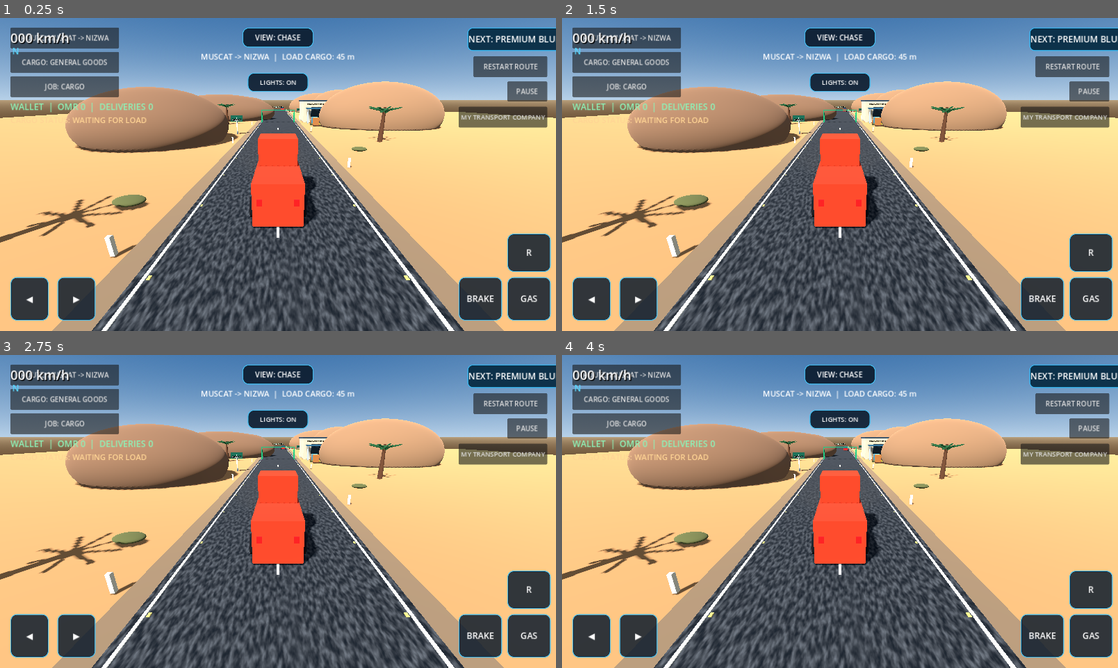
Above: before the commit, frames 1-4 (two rows, left to right).
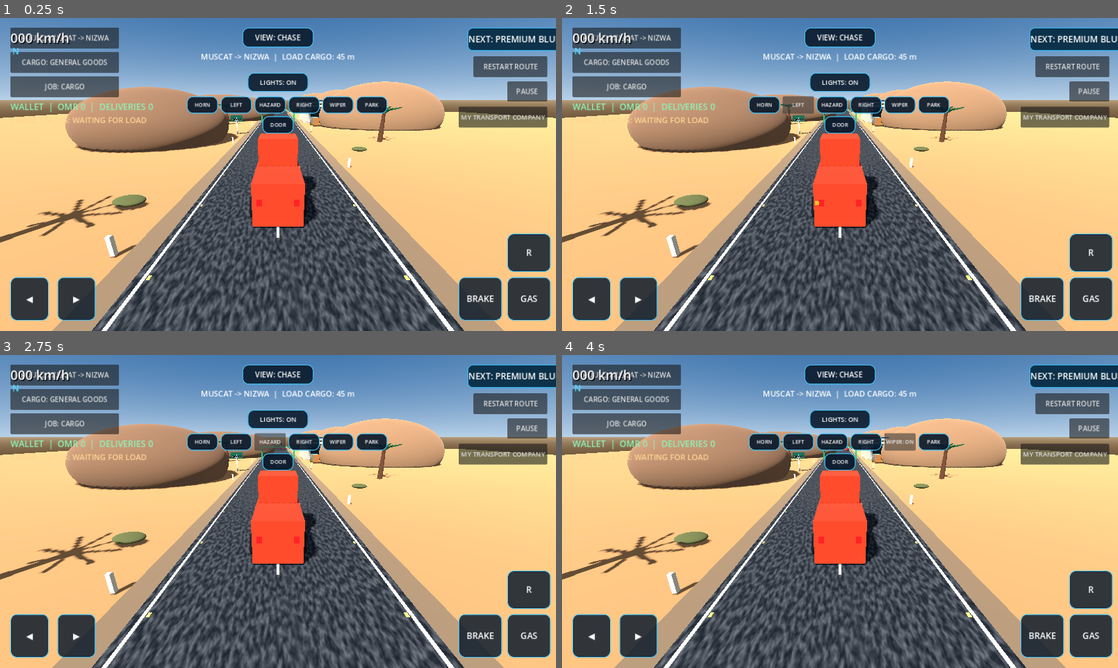
Above: after the commit, the same moments.

Repository: czz495m8zv-code/zayron-simulator
Game: Godot game, scene res://scenes/main/main.tscn
Two runs of this game, one before a commit and one after it. Both use one fixed random seed, a clock stepped at 60 frames per second and the inputs below.
Inputs (mouse positions are in pixels of both pictures, inside the frame that each line leads up to):
- Up to frame 1 (0.25 s): no input
- Up to frame 2 (1.5 s): click (762, 105) at 0.5 s, where only the run after the commit has a clickable "HORN"; click (795, 105) at 1.25 s, where only the run after the commit has a clickable "LEFT"
- Up to frame 3 (2.75 s): click (272, 442) at 2 s, where only the run after the commit has a clickable "HAZARD"
- Up to frame 4 (4 s): click (867, 442) at 2.75 s, where only the run after the commit has a clickable "RIGHT"; click (901, 442) at 3.5 s, where only the run after the commit has a clickable "WIPER"

The runs differ from the first frame. In frame 1, 2.1% of the frame differs, in the area x 33-70%, y 24-48%; in frame 2, 2.1%, in the area x 33-70%, y 24-60%; in frame 3, 2.1%; in frame 4, 2.1%.

Commit message:
Add shared interactive bus and truck controls

Diff:
--- a/scripts/vehicles/prototype_truck.gd
+++ b/scripts/vehicles/prototype_truck.gd
@@ -30,6 +30,20 @@
 var _headlight_meshes: Array[MeshInstance3D] = []
 var _rear_lamp_material: StandardMaterial3D
 var _headlight_button: Button
+var _handbrake_on := false
+var _hazard_on := false
+var _left_indicator_on := false
+var _right_indicator_on := false
+var _indicator_clock := 0.0
+var _indicator_visible := true
+var _indicator_lights: Array[MeshInstance3D] = []
+var _wipers_on := false
+var _wiper_arm: MeshInstance3D
+var _door_open := false
+var _door_hinge: Node3D
+var _horn_playback: AudioStreamGeneratorPlayback
+var _horn_frames_left := 0
+var _horn_phase := 0.0
 @export var cockpit_camera_position: Vector3 = Vector3(0.0, 2.45, -1.35)
 var _engine_playback: AudioStreamGeneratorPlayback
 var _engine_phase: float = 0.0
@@ -39,21 +53,33 @@
 	_build_truck()
 	_build_camera()
 	_build_vehicle_lights()
+	_build_extra_vehicle_controls()
 	_build_mobile_controls()
 	_build_engine_audio()
 
-func _process(_delta: float) -> void:
-	if _engine_playback == null:
-		return
-	var frames := _engine_playback.get_frames_available()
-	var frequency := 42.0 + absf(_speed) * 5.0 + _throttle_input * 24.0
-	for i in range(frames):
-		var fundamental := sin(_engine_phase) * 0.055
-		var harmonic := sin(_engine_phase * 2.0) * 0.018
-		var low_rumble := sin(_engine_phase * 0.5) * 0.022
-		var sample := fundamental + harmonic + low_rumble
-		_engine_playback.push_frame(Vector2(sample, sample))
-		_engine_phase = fmod(_engine_phase + TAU * frequency / ENGINE_SAMPLE_RATE, TAU)
+func _process(delta: float) -> void:
+	if _engine_playback != null:
+		var frames := _engine_playback.get_frames_available()
+		var frequency := 42.0 + absf(_speed) * 5.0 + _throttle_input * 24.0
+		for i in range(frames):
+			var sample := sin(_engine_phase) * 0.055 + sin(_engine_phase * 2.0) * 0.018 + sin(_engine_phase * 0.5) * 0.022
+			_engine_playback.push_frame(Vector2(sample, sample))
+			_engine_phase = fmod(_engine_phase + TAU * frequency / ENGINE_SAMPLE_RATE, TAU)
+	if _horn_playback != null and _horn_frames_left > 0:
+		var horn_frames := mini(_horn_playback.get_frames_available(), _horn_frames_left)
+		for i in range(horn_frames):
+			var sample := sin(_horn_phase) * 0.18
+			_horn_playback.push_frame(Vector2(sample, sample))
+			_horn_phase += TAU * 440.0 / ENGINE_SAMPLE_RATE
+			_horn_frames_left -= 1
+	if _left_indicator_on or _right_indicator_on or _hazard_on:
+		_indicator_clock += delta
+		if _indicator_clock >= 0.45:
+			_indicator_clock = 0.0
+			_indicator_visible = not _indicator_visible
+		_update_indicator_lights()
+	if _wipers_on and is_instance_valid(_wiper_arm):
+		_wiper_arm.rotation.z = sin(float(Time.get_ticks_msec()) / 1000.0 * 3.2) * 0.48
 
 func _build_engine_audio() -> void:
 	var generator := AudioStreamGenerator.new()
@@ -88,11 +114,13 @@
 		_rear_lamp_material.emission_energy_multiplier = 0.8 + brake * 2.2
 
 	# A simple torque curve: strongest pull at low speed, tapering near top speed.
-	if brake > 0.0:
+	if _handbrake_on:
+		_speed = move_toward(_speed, 0.0, service_brake * 1.8 * delta)
+	elif brake > 0.0:
 		_speed = move_toward(_speed, 0.0, service_brake * brake * delta)
 	elif reverse > 0.0 and absf(_speed) < 0.8:
 		_speed = move_toward(_speed, -max_reverse_speed, acceleration * 0.48 * delta)
-	elif throttle > 0.0 and _speed >= -0.1:
+	elif throttle > 0.0 and _speed >= -0.1 and not _handbrake_on:
 		var torque_factor := lerpf(1.0, 0.42, speed_ratio)
 		_speed = move_toward(_speed, max_forward_speed, acceleration * torque_factor * throttle * delta)
 	else:
@@ -364,7 +392,109 @@
 	_add_hold_button(ui, "R", false, -112.0, -224.0, -12.0, -136.0, "reverse")
 	_add_camera_button(ui)
 	_add_headlight_button(ui)
-
+	_add_action_button(ui, "HORN", -210.0, 180.0, "horn")
+	_add_action_button(ui, "LEFT", -132.0, 180.0, "left")
+	_add_action_button(ui, "HAZARD", -54.0, 180.0, "hazard")
+	_add_action_button(ui, "RIGHT", 24.0, 180.0, "right")
+	_add_action_button(ui, "WIPER", 102.0, 180.0, "wiper")
+	_add_action_button(ui, "PARK", 180.0, 180.0, "park")
+	_add_action_button(ui, "DOOR", -36.0, 226.0, "door")
+
+func _build_extra_vehicle_controls() -> void:
+	var horn_stream := AudioStreamGenerator.new()
+	horn_stream.mix_rate = ENGINE_SAMPLE_RATE
+	horn_stream.buffer_length = 0.22
+	var horn_player := AudioStreamPlayer.new()
+	horn_player.name = "VehicleHorn"
+	horn_player.stream = horn_stream
+	horn_player.volume_db = -2.0
+	add_child(horn_player)
+	horn_player.play()
+	_horn_playback = horn_player.get_stream_playback() as AudioStreamGeneratorPlayback
+	var amber := StandardMaterial3D.new()
+	amber.albedo_color = Color(1.0, 0.42, 0.035)
+	amber.emission_enabled = true
+	amber.emission = Color(1.0, 0.28, 0.015)
+	for pos in [Vector3(-0.95, 1.18, -2.46), Vector3(0.95, 1.18, -2.46), Vector3(-0.95, 1.18, 2.46), Vector3(0.95, 1.18, 2.46)]:
+		var lamp := MeshInstance3D.new()
+		var lamp_mesh := BoxMesh.new()
+		lamp_mesh.size = Vector3(0.18, 0.14, 0.08)
+		lamp.mesh = lamp_mesh
+		lamp.position = pos
+		lamp.material_override = amber
+		lamp.visible = false
+		add_child(lamp)
+		_indicator_lights.append(lamp)
+	_wiper_arm = MeshInstance3D.new()
+	var wiper_mesh := BoxMesh.new()
+	wiper_mesh.size = Vector3(1.45, 0.045, 0.07)
+	_wiper_arm.mesh = wiper_mesh
+	_wiper_arm.position = Vector3(0.0, 2.0, -2.48)
+	add_child(_wiper_arm)
+	_door_hinge = Node3D.new()
+	_door_hinge.name = "InteractiveCabDoor"
+	_door_hinge.position = Vector3(1.13, 1.2, -1.15)
+	add_child(_door_hinge)
+	var door_panel := MeshInstance3D.new()
+	var door_mesh := BoxMesh.new()
+	door_mesh.size = Vector3(0.08, 1.45, 0.92)
+	door_panel.mesh = door_mesh
+	door_panel.position.z = 0.46
+	_door_hinge.add_child(door_panel)
+
+func _add_action_button(parent: Control, label: String, x: float, y: float, action: String) -> void:
+	var button := Button.new()
+	button.name = "VehicleAction_" + action
+	button.text = label
+	button.focus_mode = Control.FOCUS_NONE
+	button.anchor_left = 0.5
+	button.anchor_right = 0.5
+	button.offset_left = x
+	button.offset_top = y
+	button.offset_right = x + 72.0
+	button.offset_bottom = y + 40.0
+	button.add_theme_font_size_override("font_size", 12)
+	button.add_theme_color_override("font_color", Color.WHITE)
+	button.add_theme_stylebox_override("normal", _make_button_style(Color(0.04, 0.10, 0.17, 0.92)))
+	button.pressed.connect(_on_vehicle_action.bind(action, button))
+	parent.add_child(button)
+
+func _on_vehicle_action(action: String, button: Button) -> void:
+	match action:
+		"horn":
+			_horn_frames_left = 6600
+			_horn_phase = 0.0
+		"left":
+			_left_indicator_on = not _left_indicator_on
+			if _left_indicator_on:
+				_right_indicator_on = false
+				_hazard_on = false
+		"right":
+			_right_indicator_on = not _right_indicator_on
+			if _right_indicator_on:
+				_left_indicator_on = false
+				_hazard_on = false
+		"hazard":
+			_hazard_on = not _hazard_on
+			if _hazard_on:
+				_left_indicator_on = false
+				_right_indicator_on = false
+		"wiper":
+			_wipers_on = not _wipers_on
+			button.text = "WIPER: ON" if _wipers_on else "WIPER"
+		"park":
+			_handbrake_on = not _handbrake_on
+			button.text = "PARK: ON" if _handbrake_on else "PARK"
+		"door":
+			_door_open = not _door_open
+			_door_hinge.rotation.y = deg_to_rad(-68.0 if _door_open else 0.0)
+			button.text = "CLOSE" if _door_open else "DOOR"
+	_update_indicator_lights()
+
+func _update_indicator_lights() -> void:
+	for i in range(_indicator_lights.size()):
+		var active := _hazard_on or (_left_indicator_on and (i == 0 or i == 2)) or (_right_indicator_on and (i == 1 or i == 3))
+		_indicator_lights[i].visible = active and _indicator_visible
 func _add_camera_button(parent: Control) -> void:
 	var button := Button.new()
 	button.name = "CameraToggle"
